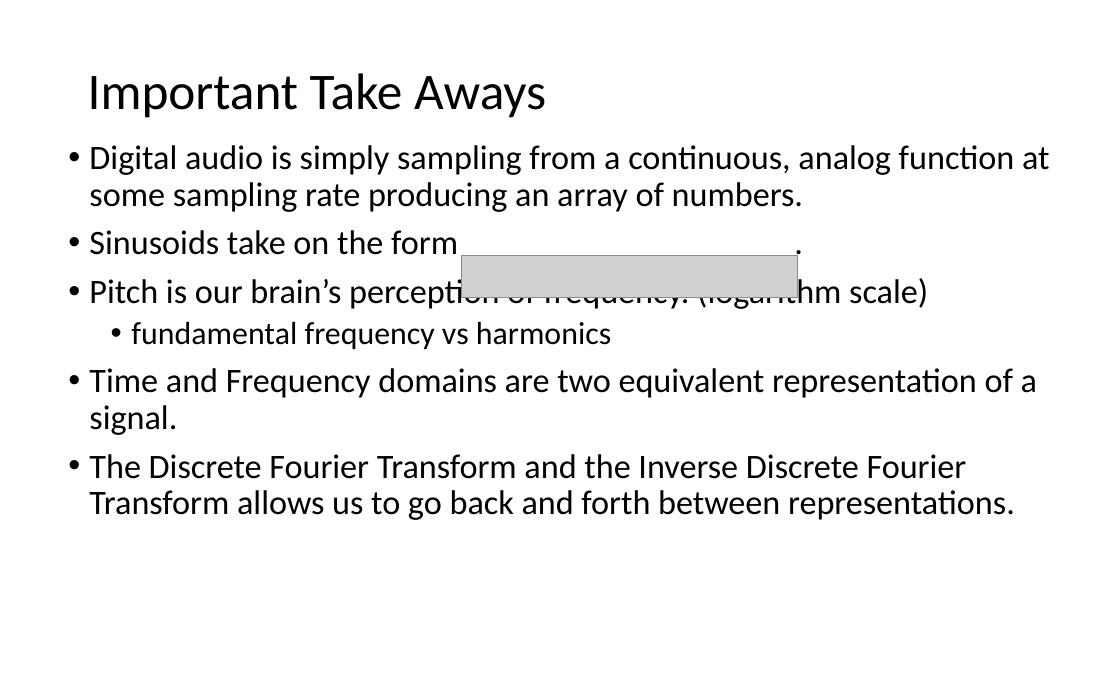
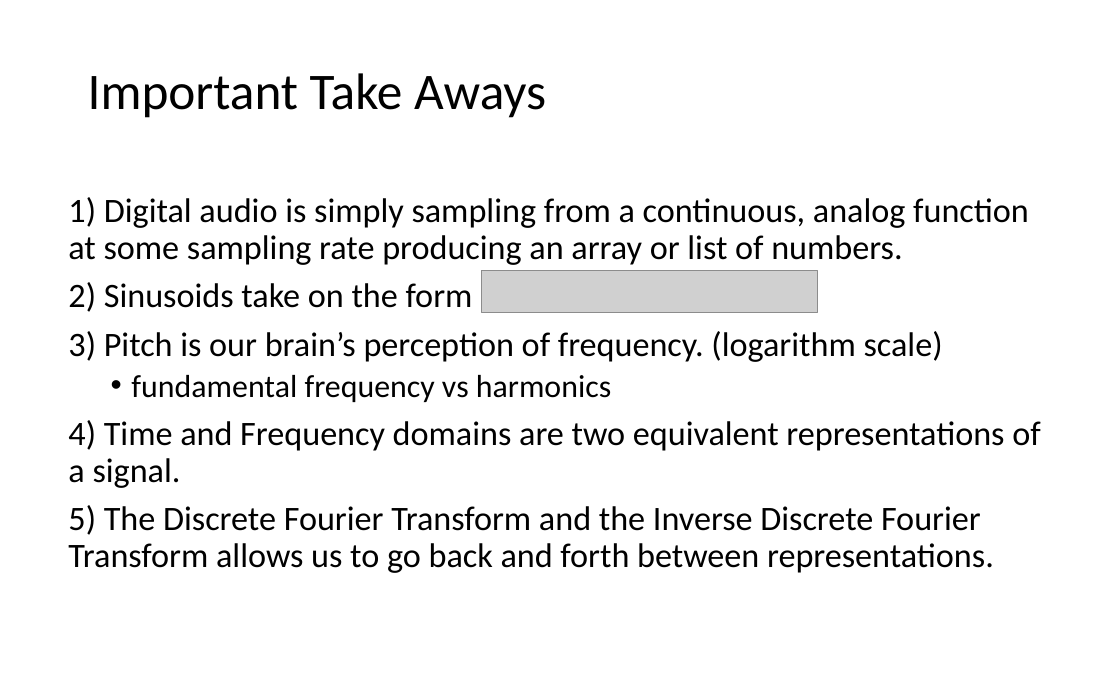
Before and after one commit to LongBaoNguyen/longbaonguyen.github.io, a slide deck: slide 26 of courses/apcsp/lect16.pptx (slide 24 before the commit). Drawn at 1120x700 pixels with LibreOffice and Linux fonts; fonts in the diff are those of the drawing; grey boxes stand for pictures; background and template pictures are left out. Boxes give left, top, right and bottom in pixels: in the first picture for what was removed or moved away, otherwise in the second. Text is boxed around its words. In the diff, an @@ line names an element or a change of style, - is before the commit and + after.

```diff
--- a/courses/apcsp/lect16.pptx
+++ b/courses/apcsp/lect16.pptx
@@ text at (68, 197, 1029, 362): text changed @@
-• Digital audio is simply sampling from a continuous, analog function at some sampling rate producing an array of numbers.
-• Sinusoids take on the form .
-• Pitch is our brain’s perception of frequency. (logarithm scale)
+1) Digital audio is simply sampling from a continuous, analog function at some sampling rate producing an array or list of numbers.
+2) Sinusoids take on the form .
+3) Pitch is our brain’s perception of frequency. (logarithm scale)
@@ picture: place and size @@
-picture at (461, 255, 797, 298)
+picture at (482, 270, 818, 312)
@@ text at (68, 420, 1040, 573): text changed @@
-• Time and Frequency domains are two equivalent representation of a signal.
-• The Discrete Fourier Transform and the Inverse Discrete Fourier Transform allows us to go back and forth between representations.
+4) Time and Frequency domains are two equivalent representations of a signal.
+5) The Discrete Fourier Transform and the Inverse Discrete Fourier Transform allows us to go back and forth between representations.
```
Also in this commit, not shown: 6 other slides changed, 3 slides added, 1 slide removed, 8 other files.
